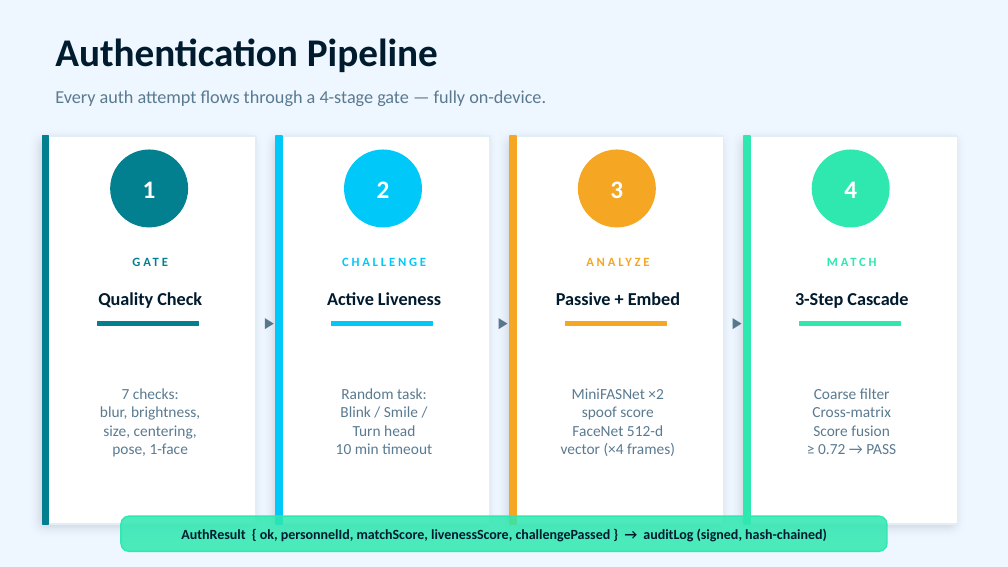
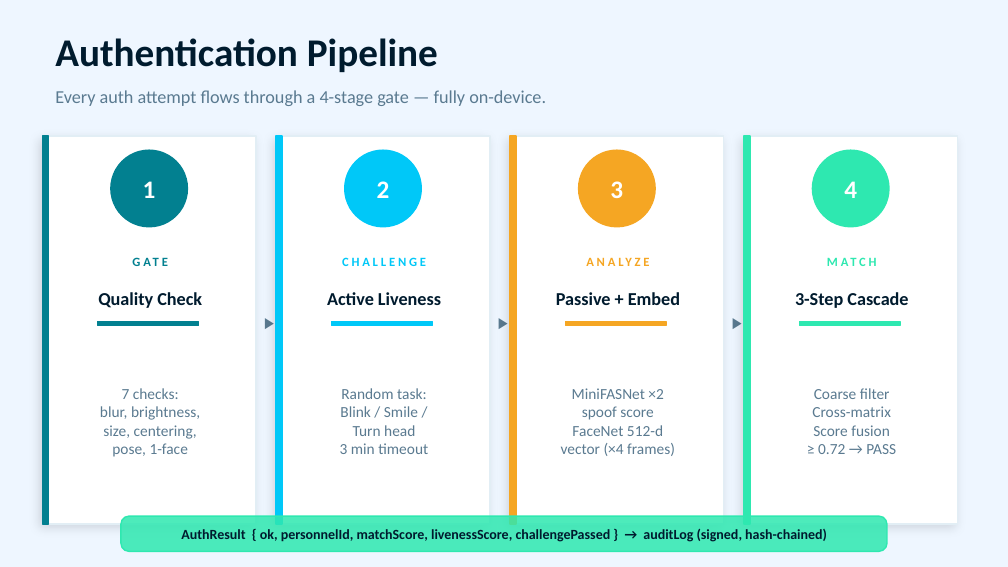
Before and after one commit to aashup/face-auth, a slide deck: slide 2 of react-native-offline-face-auth.pptx (slide 4 before the commit). Drawn at 1008x567 pixels with LibreOffice and Linux fonts; fonts in the diff are those of the drawing. Boxes give left, top, right and bottom in pixels: in the first picture for what was removed or moved away, otherwise in the second. Text is boxed around its words. In the diff, an @@ line names an element or a change of style, - is before the commit and + after.

```diff
--- a/react-native-offline-face-auth.pptx
+++ b/react-native-offline-face-auth.pptx
@@ text at [340,443,428,454]: text changed @@
-10 min timeout
+3 min timeout
```
Also in this commit, not shown: 3 other slides changed, 2 slides removed, 1 other file.
